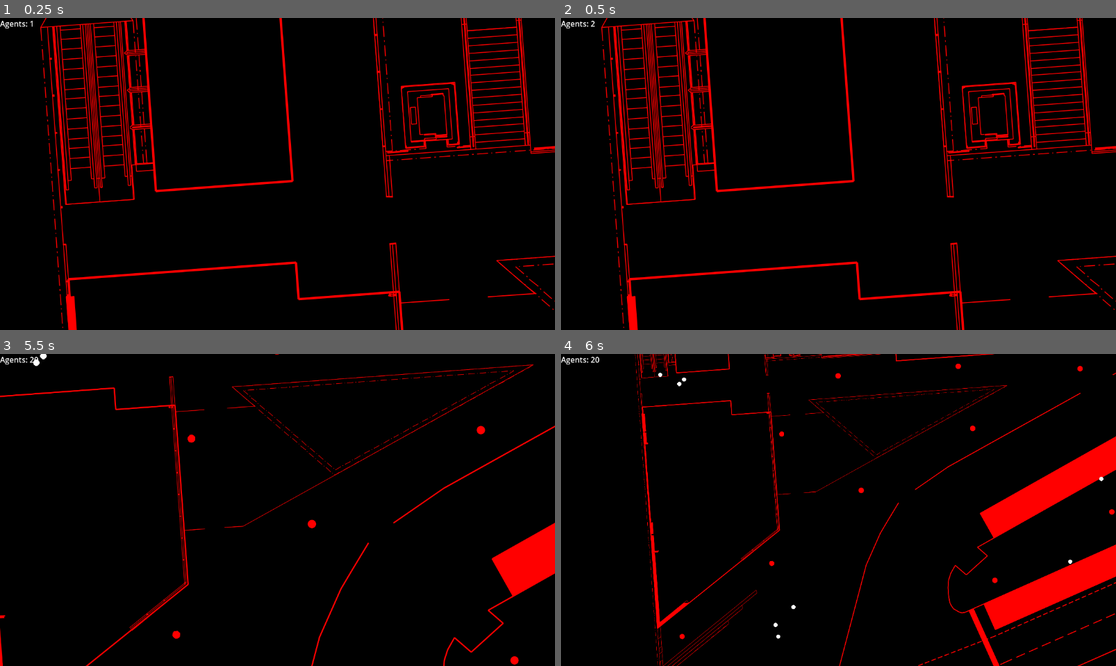
Above: before the commit, frames 1-4 (two rows, left to right).
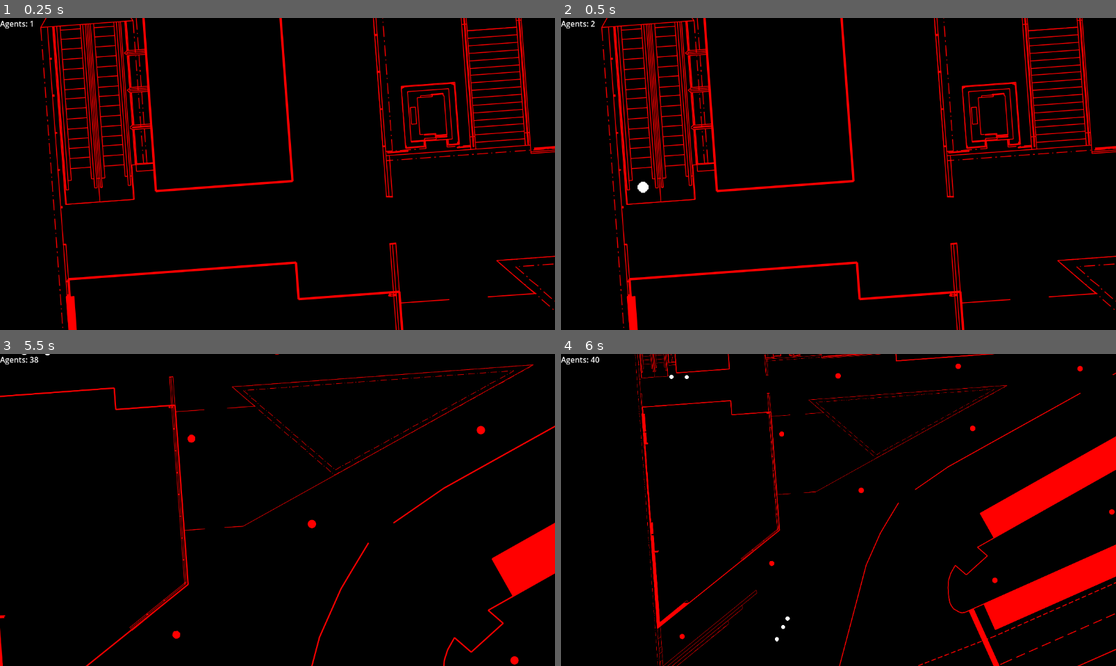
Above: after the commit, the same moments.

Repository: LukasEliasson/molndalsbro-simulering
Game: Godot game, scene res://scenes/Main.tscn
The game is run twice, just before and just after one commit, with the same random seed, the same clock (stepped at 60 frames per second) and the same inputs. This scene is started directly instead of the project's main scene.
Inputs (mouse positions are in pixels of both pictures, inside the frame that each line leads up to):
- Up to frame 1 (0.25 s): no input
- Up to frame 2 (0.5 s): no input
- Up to frame 3 (5.5 s): move the mouse to (399, 494) at 0.52 s; hold S (camera_down) 0.53-1.28 s; move the mouse to (166, 525) at 1.27 s; tap A (camera_left) at 1.35 s; tap Enter at 2, 4.25 s; move the mouse to (333, 441) at 2.02 s; hold D (camera_right) 2.03-2.78 s; move the mouse to (249, 572) at 2.77 s; tap W (camera_up) at 2.85 s; tap Space (simulation_pause) at 3.5, 4.15, 5 s; move the mouse to (444, 556) at 3.52 s; hold Shift (shift) 3.53-4.28 s; move the mouse to (111, 463) at 4.27 s; tap Mouse wheel up (zoom_in) at 4.35 s; move the mouse to (305, 510) at 5.02 s; hold Mouse wheel down (zoom_out) from 5.03 s (still down)
- Up to frame 4 (6 s): move the mouse to (755, 432) at 5.77 s; release Mouse wheel down (zoom_out) at 5.78 s; tap S (camera_down) at 5.85 s

Frame 1 is identical in both runs. In frame 2, less than 0.1% of the frame differs, in the area x 13-16%, y 52-57%; in frame 3, less than 0.1%; in frame 4, 0.1%, in the area x 5-98%, y 0-93%.

Commit message:
Added cluster-spawnpoints

Diff:
--- a/config.cfg
+++ b/config.cfg
@@ -7,21 +7,24 @@
 Street2=1.0
 Elevator1=0.1
 Elevator2=0.1
-Bus1=0.25
-Bus2=0.25
-Bus3=0.25
-Bus4=0.25
-Bus5=0.25
-Bus6=0.25
-Bus7=0.25
-Bus8=0.25
 
 [Entry]
 
-Escalator1_1=1
-Escalator2_1=1
+Escalator1_1=1.0
+Escalator2_1=1.0
 
 [Exit]
 
-Escalator1_2=1
-Escalator2_2=1
+Escalator1_2=1.0
+Escalator2_2=1.0
+
+[Cluster]
+
+Bus1=1.0
+Bus2=1.0
+Bus3=1.0
+Bus4=1.0
+Bus5=1.0
+Bus6=1.0
+Bus7=1.0
+Bus8=1.0
--- a/scenes/Station.tscn
+++ b/scenes/Station.tscn
@@ -84,30 +84,6 @@
 [node name="Elevator2" type="Marker2D" parent="SpawnPoints/ComboPoints"]
 position = Vector2(8207, 865)
 
-[node name="Bus1" type="Marker2D" parent="SpawnPoints/ComboPoints"]
-position = Vector2(9848, 2784)
-
-[node name="Bus2" type="Marker2D" parent="SpawnPoints/ComboPoints"]
-position = Vector2(9800, 2456)
-
-[node name="Bus3" type="Marker2D" parent="SpawnPoints/ComboPoints"]
-position = Vector2(8688, 3048)
-
-[node name="Bus4" type="Marker2D" parent="SpawnPoints/ComboPoints"]
-position = Vector2(8672, 3472)
-
-[node name="Bus5" type="Marker2D" parent="SpawnPoints/ComboPoints"]
-position = Vector2(7528, 4112)
-
-[node name="Bus6" type="Marker2D" parent="SpawnPoints/ComboPoints"]
-position = Vector2(7536, 3696)
-
-[node name="Bus7" type="Marker2D" parent="SpawnPoints/ComboPoints"]
-position = Vector2(6312, 4784)
-
-[node name="Bus8" type="Marker2D" parent="SpawnPoints/ComboPoints"]
-position = Vector2(6344, 4408)
-
 [node name="EntryPoints" type="Node2D" parent="SpawnPoints"]
 
 [node name="Escalator1_1" type="Marker2D" parent="SpawnPoints/EntryPoints"]
@@ -124,6 +100,32 @@
 [node name="Escalator2_2" type="Marker2D" parent="SpawnPoints/ExitPoints"]
 position = Vector2(8472, 2184)
 
+[node name="ClusterPoints" type="Node2D" parent="SpawnPoints"]
+
+[node name="Bus1" type="Marker2D" parent="SpawnPoints/ClusterPoints"]
+position = Vector2(9848, 2784)
+
+[node name="Bus2" type="Marker2D" parent="SpawnPoints/ClusterPoints"]
+position = Vector2(9800, 2456)
+
+[node name="Bus3" type="Marker2D" parent="SpawnPoints/ClusterPoints"]
+position = Vector2(8688, 3048)
+
+[node name="Bus4" type="Marker2D" parent="SpawnPoints/ClusterPoints"]
+position = Vector2(8672, 3472)
+
+[node name="Bus5" type="Marker2D" parent="SpawnPoints/ClusterPoints"]
+position = Vector2(7528, 4112)
+
+[node name="Bus6" type="Marker2D" parent="SpawnPoints/ClusterPoints"]
+position = Vector2(7536, 3696)
+
+[node name="Bus7" type="Marker2D" parent="SpawnPoints/ClusterPoints"]
+position = Vector2(6312, 4784)
+
+[node name="Bus8" type="Marker2D" parent="SpawnPoints/ClusterPoints"]
+position = Vector2(6344, 4408)
+
 [node name="CollisionBody" type="StaticBody2D" parent="."]
 visible = false
 
--- a/scripts/Main.gd
+++ b/scripts/Main.gd
@@ -71,17 +71,18 @@
 	config_file.set_value("Combo", "Street2", 1.0)
 	config_file.set_value("Combo", "Elevator1", 0.1)
 	config_file.set_value("Combo", "Elevator2", 0.1)
-	config_file.set_value("Combo", "Bus1", 0.25)
-	config_file.set_value("Combo", "Bus2", 0.25)
-	config_file.set_value("Combo", "Bus3", 0.25)
-	config_file.set_value("Combo", "Bus4", 0.25)
-	config_file.set_value("Combo", "Bus5", 0.25)
-	config_file.set_value("Combo", "Bus6", 0.25)
-	config_file.set_value("Combo", "Bus7", 0.25)
-	config_file.set_value("Combo", "Bus8", 0.25)
 
 	config_file.set_value("Entry", "Escalator1_1", 1.0)
 	config_file.set_value("Entry", "Escalator2_1", 1.0)
 
 	config_file.set_value("Exit", "Escalator1_2", 1.0)
 	config_file.set_value("Exit", "Escalator2_2", 1.0)
+
+	config_file.set_value("Cluster", "Bus1", 1.0)
+	config_file.set_value("Cluster", "Bus2", 1.0)
+	config_file.set_value("Cluster", "Bus3", 1.0)
+	config_file.set_value("Cluster", "Bus4", 1.0)
+	config_file.set_value("Cluster", "Bus5", 1.0)
+	config_file.set_value("Cluster", "Bus6", 1.0)
+	config_file.set_value("Cluster", "Bus7", 1.0)
+	config_file.set_value("Cluster", "Bus8", 1.0)
--- a/scripts/Station.gd
+++ b/scripts/Station.gd
@@ -2,6 +2,10 @@
 
 @export var person_scene = preload("res://scenes/Person.tscn")
 @export var spawn_interval: float = 0.2
+
+# Average size of a cluster spawn to offset
+# the entry weight compared to the exit weight
+var cluster_weight_offset = 0.02857
 
 var rng = RandomNumberGenerator.new()
 
@@ -12,10 +16,12 @@
 var combo_points = []
 var entry_points = []
 var exit_points = []
+var cluster_points = []
 
 var combo_weights = []
 var entry_weights = []
 var exit_weights = []
+var cluster_weights = []
 
 var possible_entries = []
 var possible_exits = []
@@ -31,14 +37,20 @@
 	combo_points = $SpawnPoints/ComboPoints.get_children()
 	entry_points = $SpawnPoints/EntryPoints.get_children()
 	exit_points = $SpawnPoints/ExitPoints.get_children()
+	cluster_points = $SpawnPoints/ClusterPoints.get_children()
 
-	possible_entries = combo_points + entry_points
-	possible_exits = combo_points + exit_points
+	possible_entries = combo_points + entry_points + cluster_points
+	possible_exits = combo_points + exit_points + cluster_points
 
 	set_spawn_weights()
 
 	possible_entries_weights = combo_weights + entry_weights
-	possible_exits_weights = combo_weights + exit_weights
+	possible_exits_weights = combo_weights + exit_weights + cluster_weights
+
+	# To compensate for clusterpoints spawning more people the weights is
+	# offset by dividing by the average size of cluster spawn
+	for i in cluster_weights:
+		possible_entries_weights.append(i*cluster_weight_offset)
 
 var spawn_cooldown = spawn_interval
 
@@ -63,17 +75,26 @@
 func spawn_person():
 	if not simulation_paused and agents.size() < 500:
 		var entry = pick_entry_point()
-		var exit = pick_exit_point()
 
-		while entry == exit or (entry_points.has(entry) and exit_points.has(exit) and (entry.name.substr(entry.name.length() - 1) != exit.name.substr(exit.name.length() - 1))):
-			exit = pick_exit_point()
+		if not cluster_points.has(entry):
+			create_agent(entry)
+		else:
+			for i in range(randi_range(10,60)):
+				create_agent(entry)
+				await get_tree().create_timer(0.5).timeout
 
-		var person = person_scene.instantiate()
-		add_child(person)
-		person.global_position = entry.global_position
-		person.set_target(exit.global_position)
-		agents.append(person)
-		emit_signal("set_agent_count", agents.size())
+func create_agent(entry):
+	var exit = pick_exit_point()
+
+	while entry == exit or (entry_points.has(entry) and exit_points.has(exit) and (entry.name.substr(entry.name.length() - 1) != exit.name.substr(exit.name.length() - 1))):
+		exit = pick_exit_point()
+
+	var person = person_scene.instantiate()
+	add_child(person)
+	person.global_position = entry.global_position
+	person.set_target(exit.global_position)
+	agents.append(person)
+	emit_signal("set_agent_count", agents.size())
 
 func _on_set_simulation_pause(state):
 	simulation_paused = state
@@ -93,3 +114,5 @@
 		entry_weights.append(config_file.get_value("Entry", point.name))
 	for point in exit_points:
 		exit_weights.append(config_file.get_value("Exit", point.name))
+	for point in cluster_points:
+		cluster_weights.append(config_file.get_value("Cluster", point.name))
